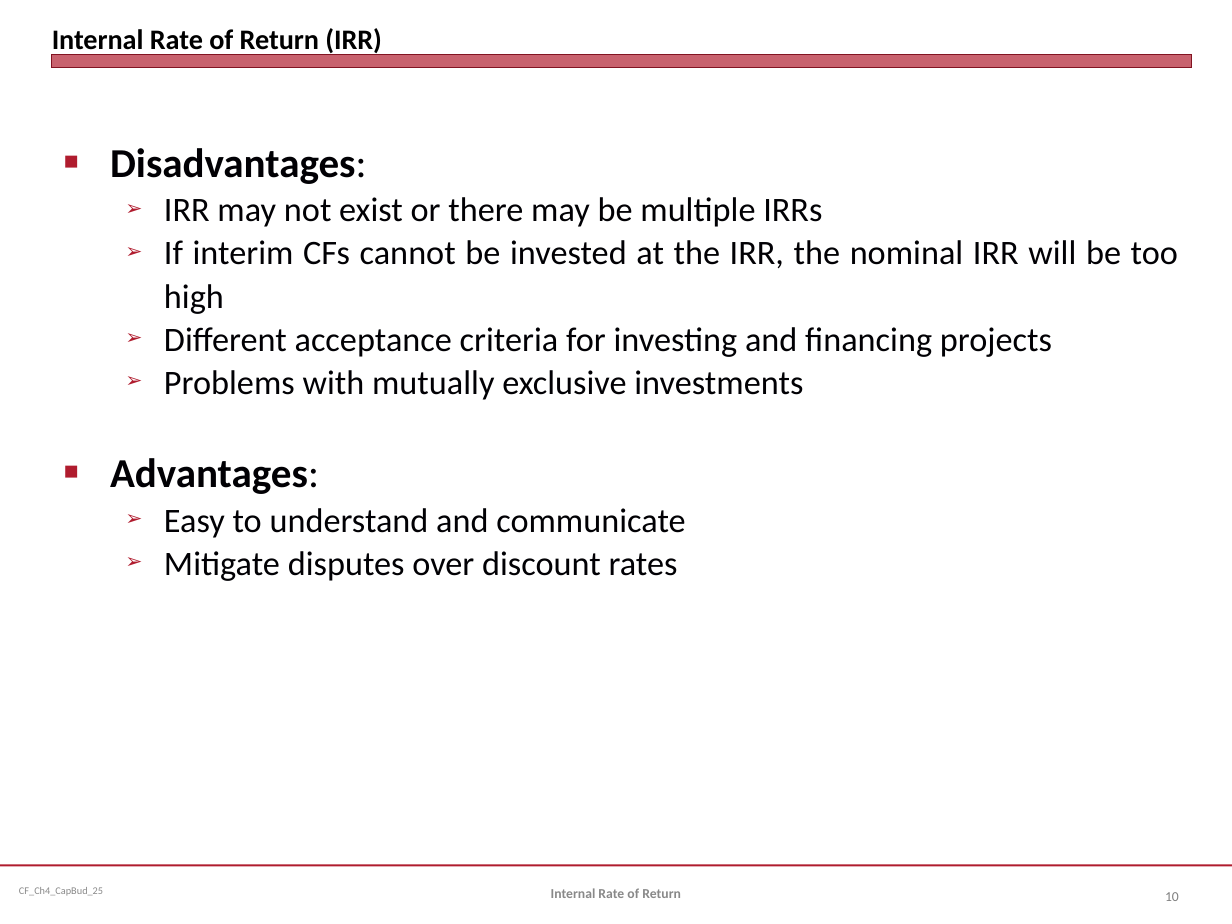
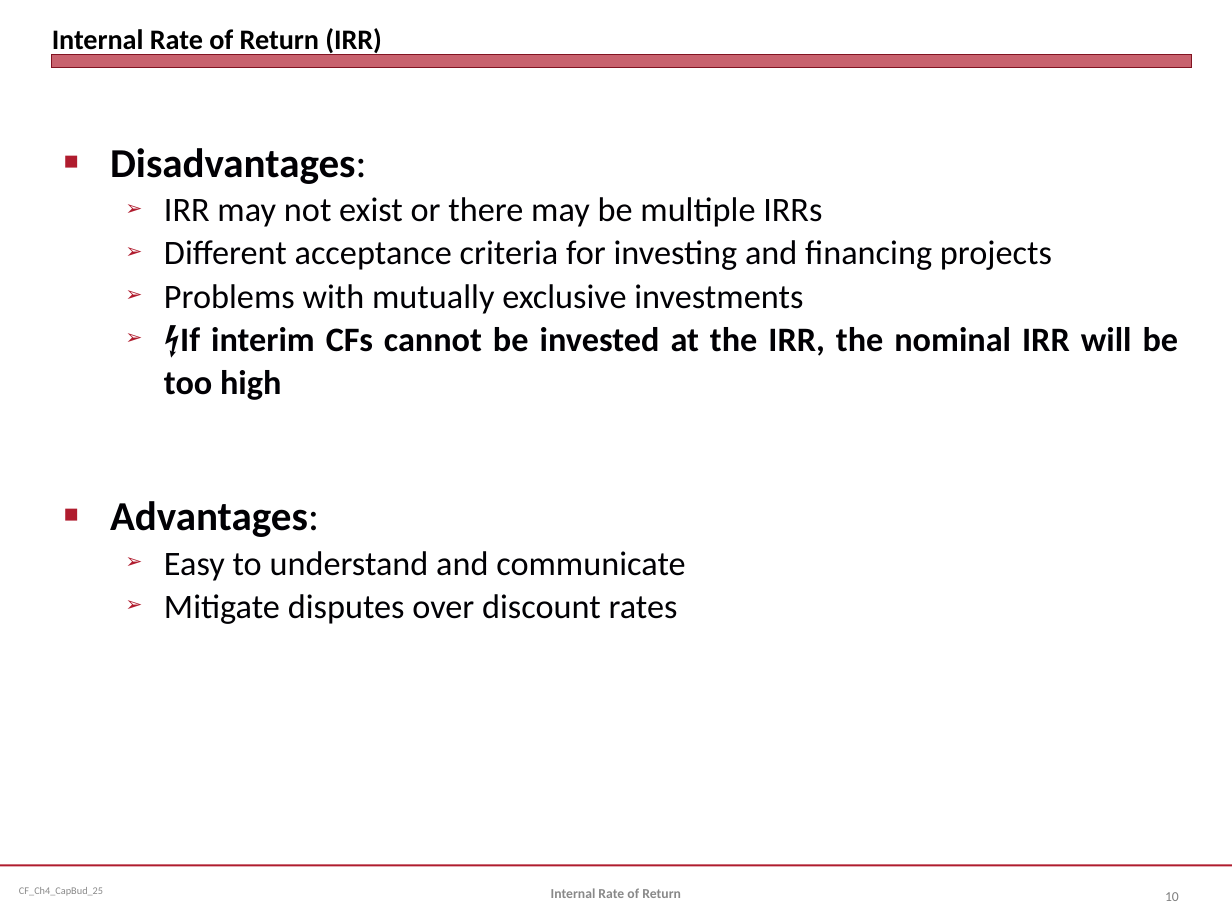
Before and after one commit to jmc877/Corporate-Finance, a slide deck: slide 10 of slides/CF_Ch4_CapBud_25.pptx. Drawn at 1232x924 pixels with LibreOffice and Linux fonts; fonts in the diff are those of the drawing. Boxes give left, top, right and bottom in pixels: in the first picture for what was removed or moved away, otherwise in the second. Text is boxed around its words. In the diff, an @@ line names an element or a change of style, - is before the commit and + after.

```diff
--- a/slides/CF_Ch4_CapBud_25.pptx
+++ b/slides/CF_Ch4_CapBud_25.pptx
@@ text at bbox=[164, 240, 1178, 314]: paragraph removed @@
-  ➢ If interim CFs cannot be invested at the IRR, the nominal IRR will be too high
@@ text at bbox=[164, 327, 1179, 400]: paragraph added @@
+  ➢ ⚡️If interim CFs cannot be invested at the IRR, the nominal IRR will be too high
```
Also in this commit, not shown: 4 other slides changed, 3 other files.
